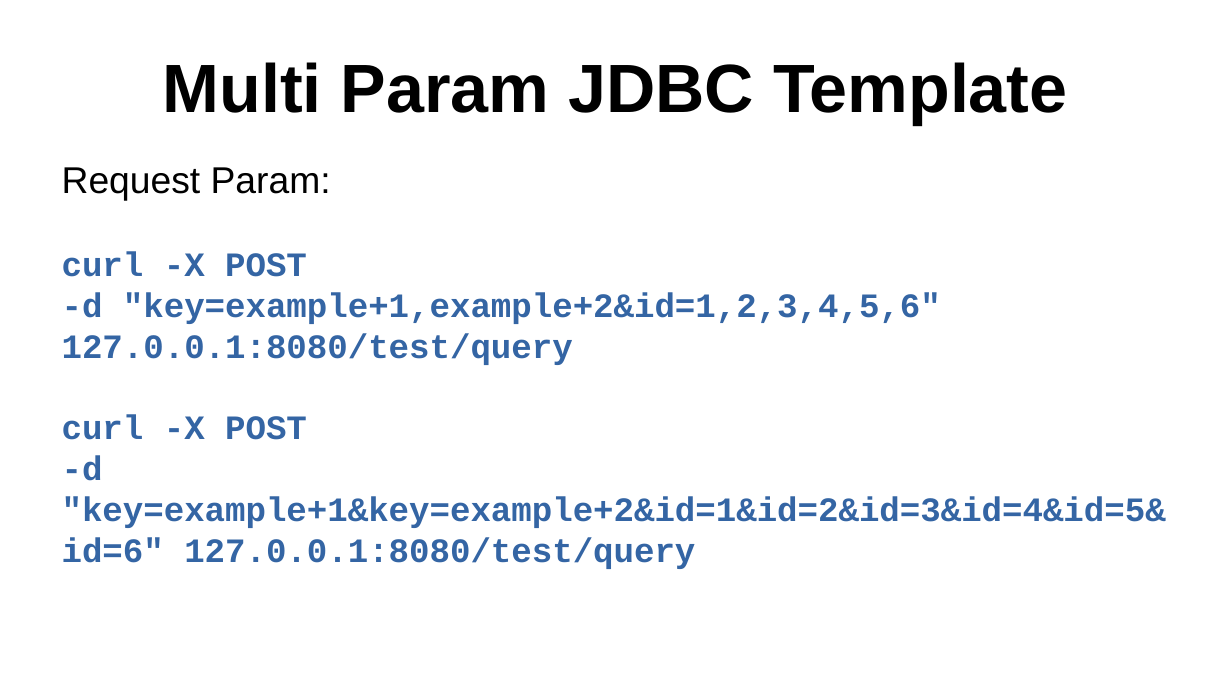
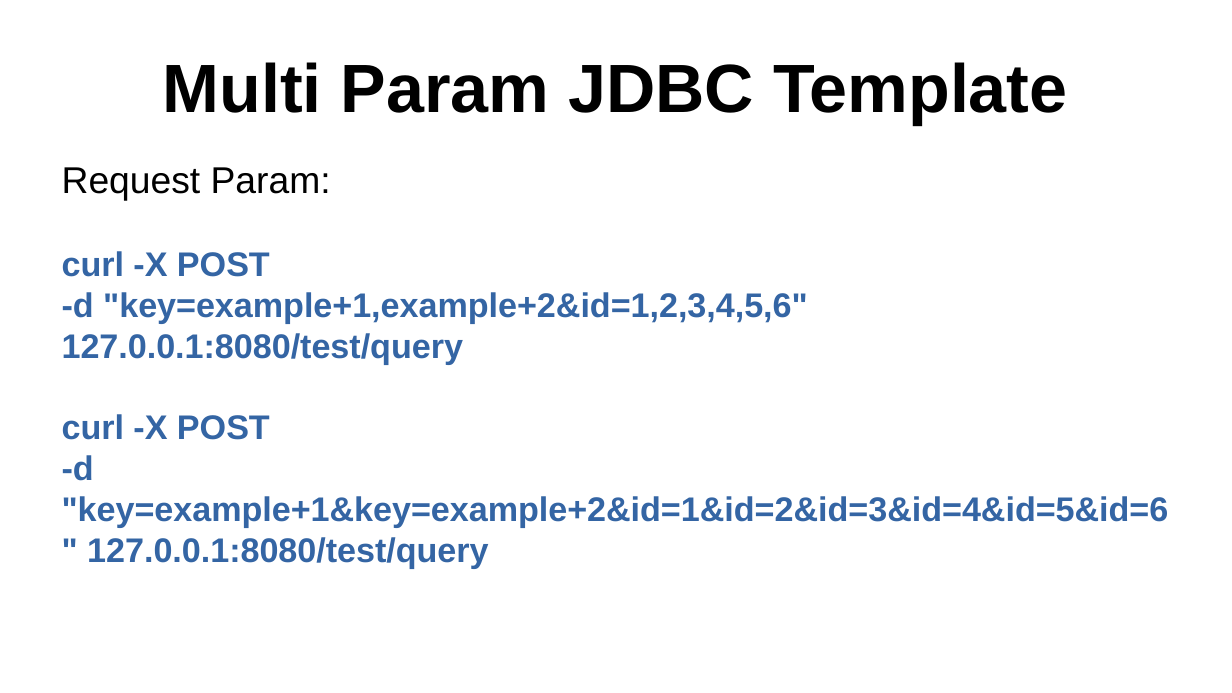
Before and after one commit to sergueik/springboot_study, a slide deck: slide 4 of basic-postgresql/Multi Param JDBC Template.odp (slide 3 before the commit). Drawn at 1232x693 pixels with LibreOffice and Linux fonts; fonts in the diff are those of the drawing. Boxes give left, top, right and bottom in pixels: in the first picture for what was removed or moved away, otherwise in the second. Text is boxed around its words. In the diff, an @@ line names an element or a change of style, - is before the commit and + after.

```diff
--- a/basic-postgresql/Multi Param JDBC Template.odp
+++ b/basic-postgresql/Multi Param JDBC Template.odp
@@ subtitle at (62, 251, 1169, 569): font Courier New to Arial @@
```
Also in this commit, not shown: 2 other slides changed, 1 slide added, 1 other file.
